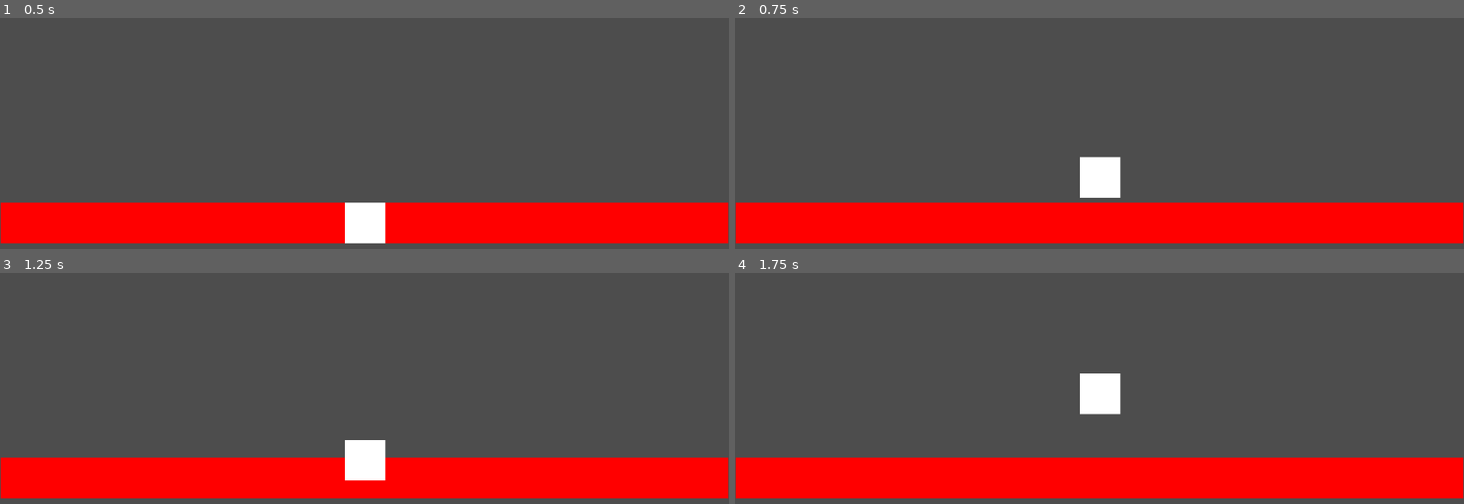
Above: before the commit, frames 1-4 (two rows, left to right).
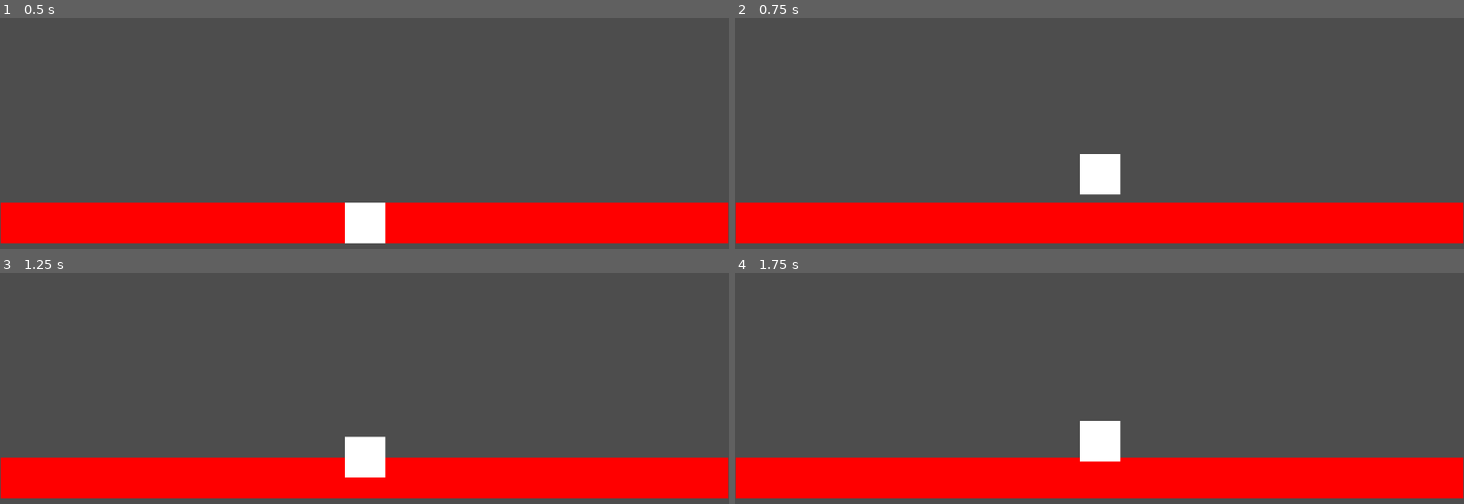
Above: after the commit, the same moments.

Repository: XeroKimo/On-My-Way-Home
Game: Godot game, scene res://Player/Player_Test.tscn
The game is run twice, just before and just after one commit, with the same random seed, the same clock (stepped at 60 frames per second) and the same inputs.
Inputs:
- Up to frame 1 (0.5 s): no input
- Up to frame 2 (0.75 s): hold Up (lane_up) from 0.53 s (still down); hold Space (jump) from 0.53 s (still down)
- Up to frame 3 (1.25 s): keep holding Up (lane_up); keep holding Space (jump)
- Up to frame 4 (1.75 s): release Up (lane_up) at 1.28 s; release Space (jump) at 1.28 s; hold Down (lane_down) from 1.28 s (still down); tap Space (jump) at 1.35, 1.52 s

Frame 1 is identical in both runs. In frame 2, 0.2% of the frame differs, in the area x 47-53%, y 58-78%; in frame 3, 0.2%; in frame 4, 2.0%, in the area x 47-53%, y 43-82%.

Commit message:
- Player can no longer jump multiple times - Fixed a bug when switching lanes while on the ground sometimes makes us fall instead of teleporting to the other lane

Diff:
--- a/brackeys_jam_2024/Player/Player.tscn
+++ b/brackeys_jam_2024/Player/Player.tscn
@@ -20,6 +20,6 @@
 [node name="CollisionShape2D" type="CollisionShape2D" parent="."]
 shape = SubResource("RectangleShape2D_cwsrc")
 
-[node name="RayCast2D" type="RayCast2D" parent="."]
+[node name="GroundDetector" type="RayCast2D" parent="."]
 position = Vector2(-26, 0)
 target_position = Vector2(0, 36)
--- a/brackeys_jam_2024/Player/player.gd
+++ b/brackeys_jam_2024/Player/player.gd
@@ -1,11 +1,12 @@
 extends RigidBody2D
 
 var lane: int = 1
-var down_velocity: float
+var old_lane: int = lane
 @export var lane_offset: float
+
 const jump_impulse = 350
-var up_pressed: bool = false
-
+@onready var ground_detector := $GroundDetector
+var is_on_ground: bool = false
 # Called when the node enters the scene tree for the first time.
 func _ready() -> void:
 	collision_mask = 1 << lane
@@ -13,17 +14,21 @@
 
 func _input(event: InputEvent) -> void:
 	if event.is_action_pressed("lane_down") && lane < 2:
-		position.y += lane_offset
 		lane += 1
 	if event.is_action_pressed("lane_up") && lane > 0:
-		position.y -= lane_offset
 		lane -= 1
-	if event.is_action_pressed("jump"):
+	if event.is_action_pressed("jump") && is_on_ground:
 		apply_central_impulse(Vector2.UP * jump_impulse)
+		is_on_ground = false
 
 # Called every frame. 'delta' is the elapsed time since the previous frame.
-func _process(delta: float) -> void:
+func _physics_process(delta: float) -> void:
+	is_on_ground = linear_velocity.y <= 0 && ground_detector.is_colliding()
+
 	pass
 
 func _integrate_forces(state: PhysicsDirectBodyState2D) -> void:
 	collision_mask = 1 << lane
+	position.y += lane_offset * (lane - old_lane)
+	ground_detector.collision_mask = collision_mask
+	old_lane = lane
